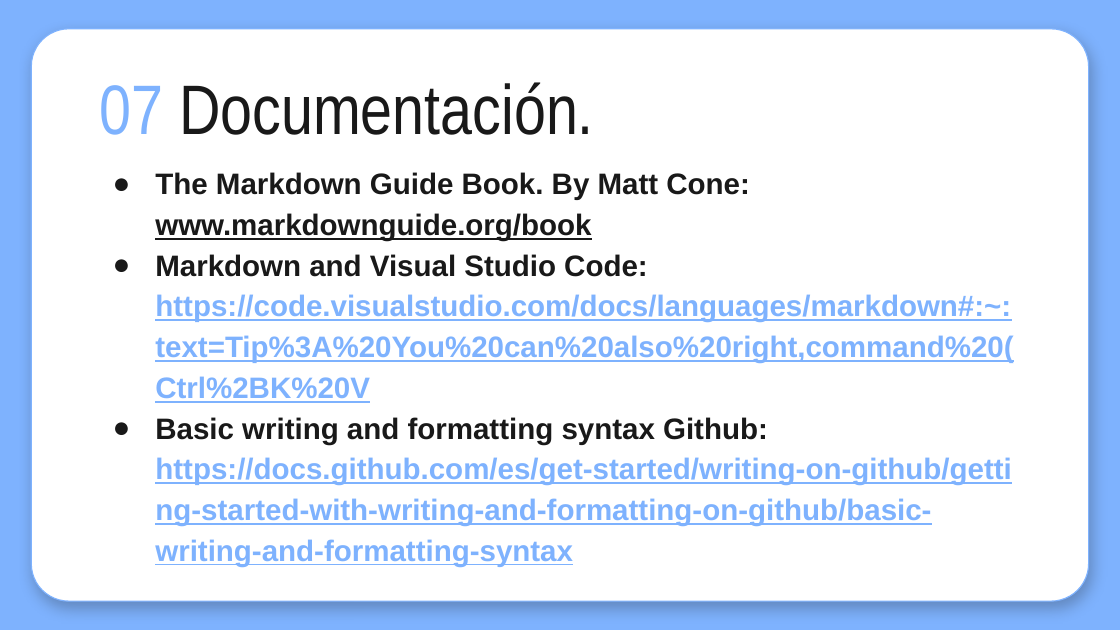
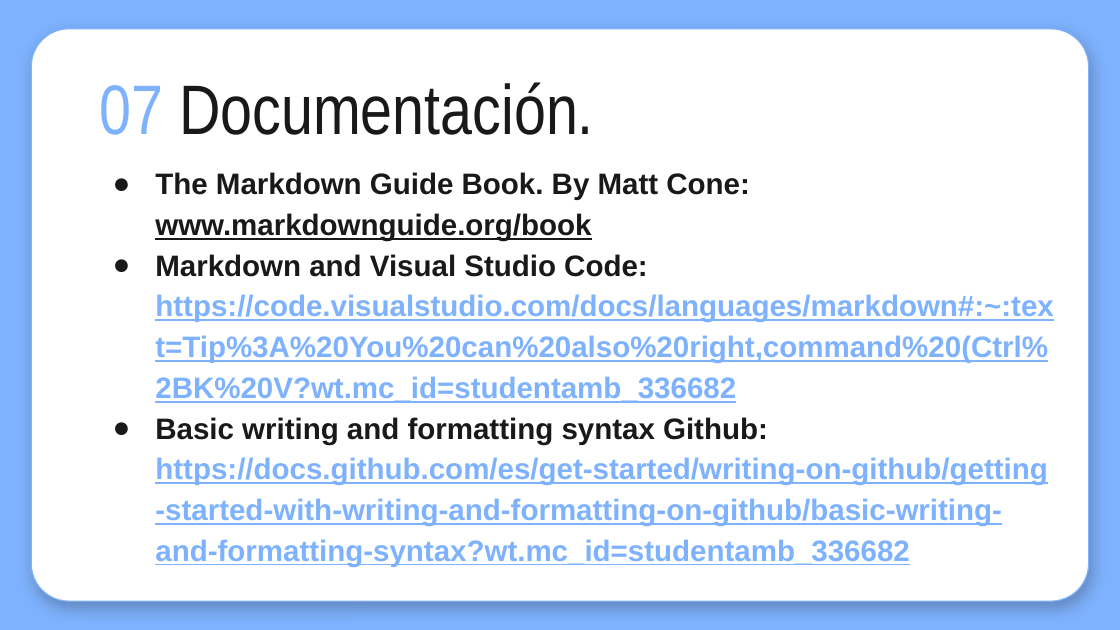
Before and after one commit to Gilberto-Guzman/Descubre-el-mundo-de-markdown, a slide deck: slide 11 of Presentacion/Markdown Crash Course.pptx (slide 10 before the commit). Drawn at 1120x630 pixels with LibreOffice and Linux fonts; fonts in the diff are those of the drawing. Boxes give left, top, right and bottom in pixels: in the first picture for what was removed or moved away, otherwise in the second. Text is boxed around its words. In the diff, an @@ line names an element or a change of style, - is before the commit and + after.

```diff
--- a/Presentacion/Markdown Crash Course.pptx
+++ b/Presentacion/Markdown Crash Course.pptx
@@ subtitle at (x1=155, y1=254, x2=1053, y2=567): text changed @@
-● Markdown and Visual Studio Code: https://code.visualstudio.com/docs/languages/markdown#:~:text=Tip%3A%20You%20can%20also%20right,command%20(Ctrl%2BK%20V
-● Basic writing and formatting syntax Github: https://docs.github.com/es/get-started/writing-on-github/getting-started-with-writing-and-formatting-on-github/basic-writing-and-formatting-syntax
+● Markdown and Visual Studio Code: https://code.visualstudio.com/docs/languages/markdown#:~:text=Tip%3A%20You%20can%20also%20right,command%20(Ctrl%2BK%20V?wt.mc_id=studentamb_336682
+● Basic writing and formatting syntax Github: https://docs.github.com/es/get-started/writing-on-github/getting-started-with-writing-and-formatting-on-github/basic-writing-and-formatting-syntax?wt.mc_id=studentamb_336682
```
Also in this commit, not shown: 3 other slides changed, 2 slides added, 1 slide removed.
